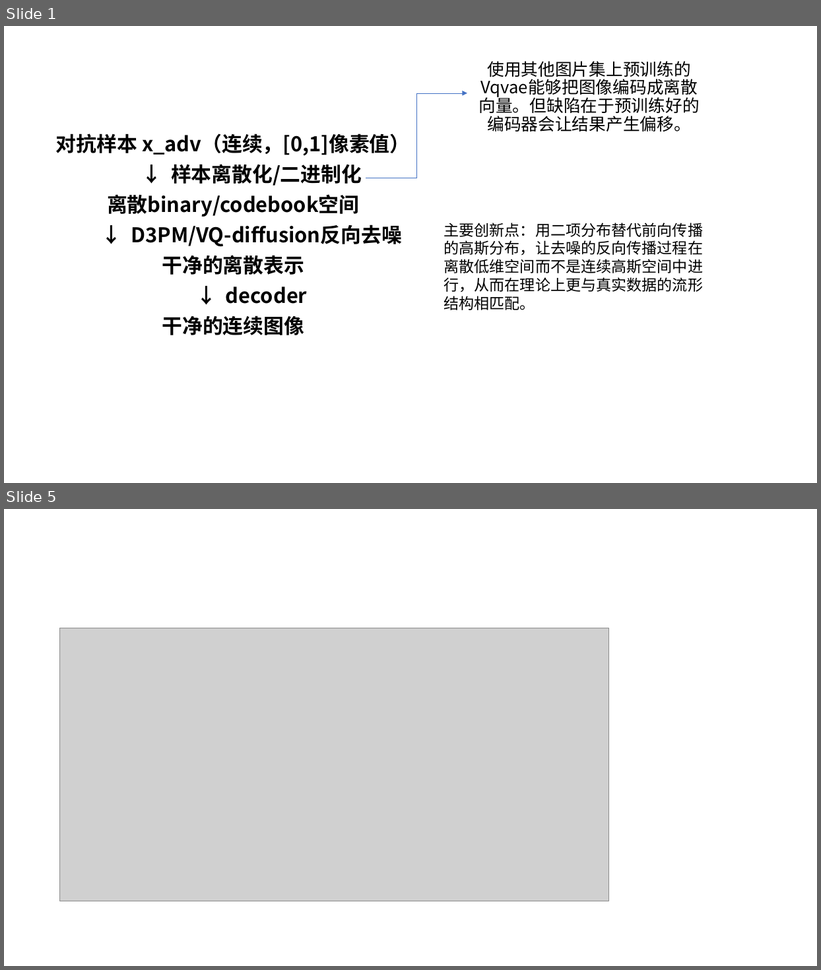
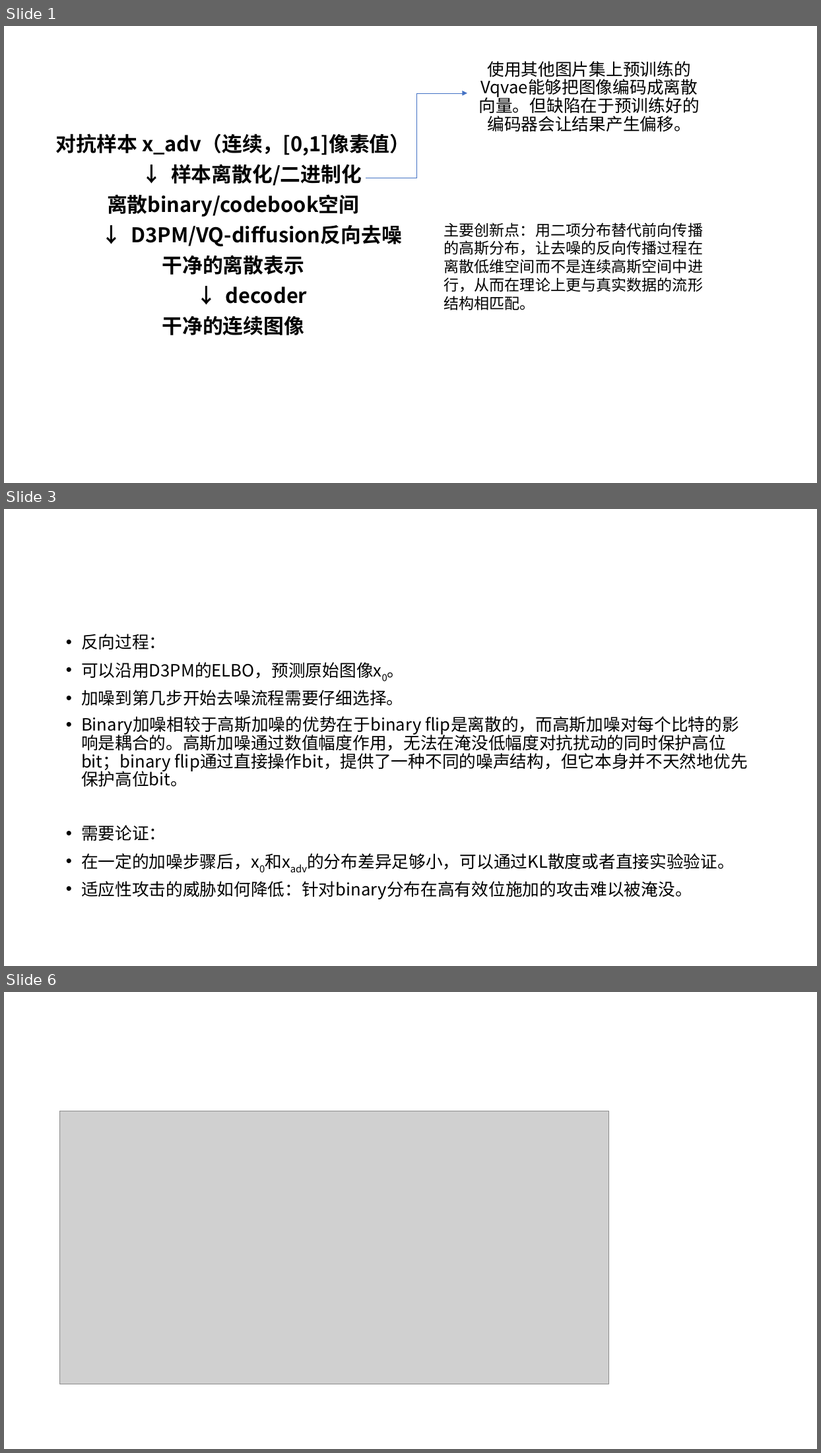
Before and after one commit to lulutianyi/CRIS, a slide deck: CRIS_week14.pptx. Shown one above the other, each under a label of ours: slides 1 and 5 before the commit, slides 1, 3 and 6 after it; the slides between them are not shown. The pictures are 821x970 and 821x1453 pixels, drawn with LibreOffice and Linux fonts; fonts in the diff are those of the drawing; grey boxes stand for pictures. Boxes give left, top, right and bottom in pixels: in the first picture for what was removed or moved away, otherwise in the second. Text is boxed around its words. In the diff, an @@ line names an element or a change of style, - is before the commit and + after.

```diff
--- a/CRIS_week14.pptx
+++ b/CRIS_week14.pptx
@@ slide 3 added at box(4, 509, 817, 966), background #FFFFFF @@
@@ text added at box(81, 634, 747, 900), 20 pt, text #000000 @@
+• 反向过程：
+• 可以沿用D3PM的ELBO，预测原始图像x0。
+• 加噪到第几步开始去噪流程需要仔细选择。
+• Binary加噪相较于高斯加噪的优势在于binary flip是离散的，而高斯加噪对每个比特的影响是耦合的。高斯加噪通过数值幅度作用，无法在淹没低幅度对抗扰动的同时保护高位bit；binary flip通过直接操作bit，提供了一种不同的噪声结构，但它本身并不天然地优先保护高位bit。
+• 需要论证：
+• 在一定的加噪步骤后，x0和xadv的分布差异足够小，可以通过KL散度或者直接实验验证。
+• 适应性攻击的威胁如何降低：针对binary分布在高有效位施加的攻击难以被淹没。
@@ what was slide 5 is now slide 6 @@
```
Also in this commit, not shown: 2 slides changed, 1 other slide added, 1 slide removed, 1 other file.
